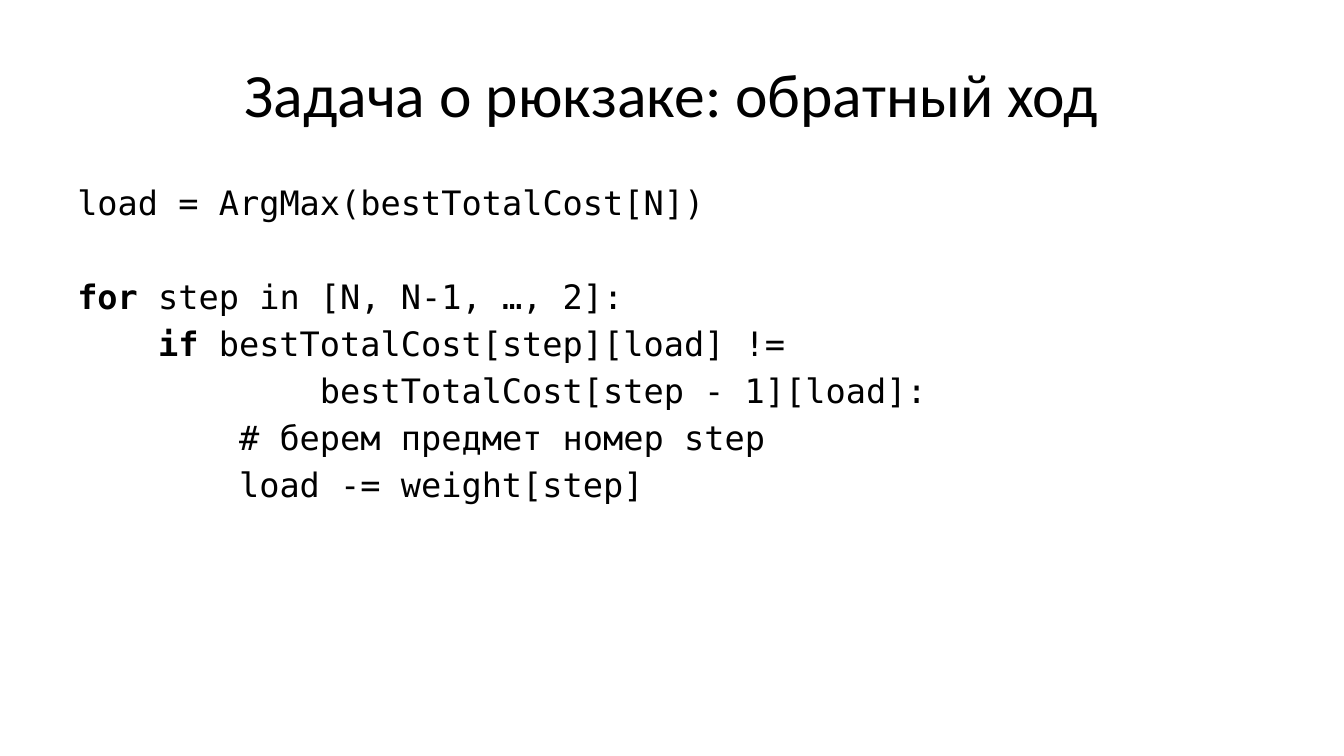
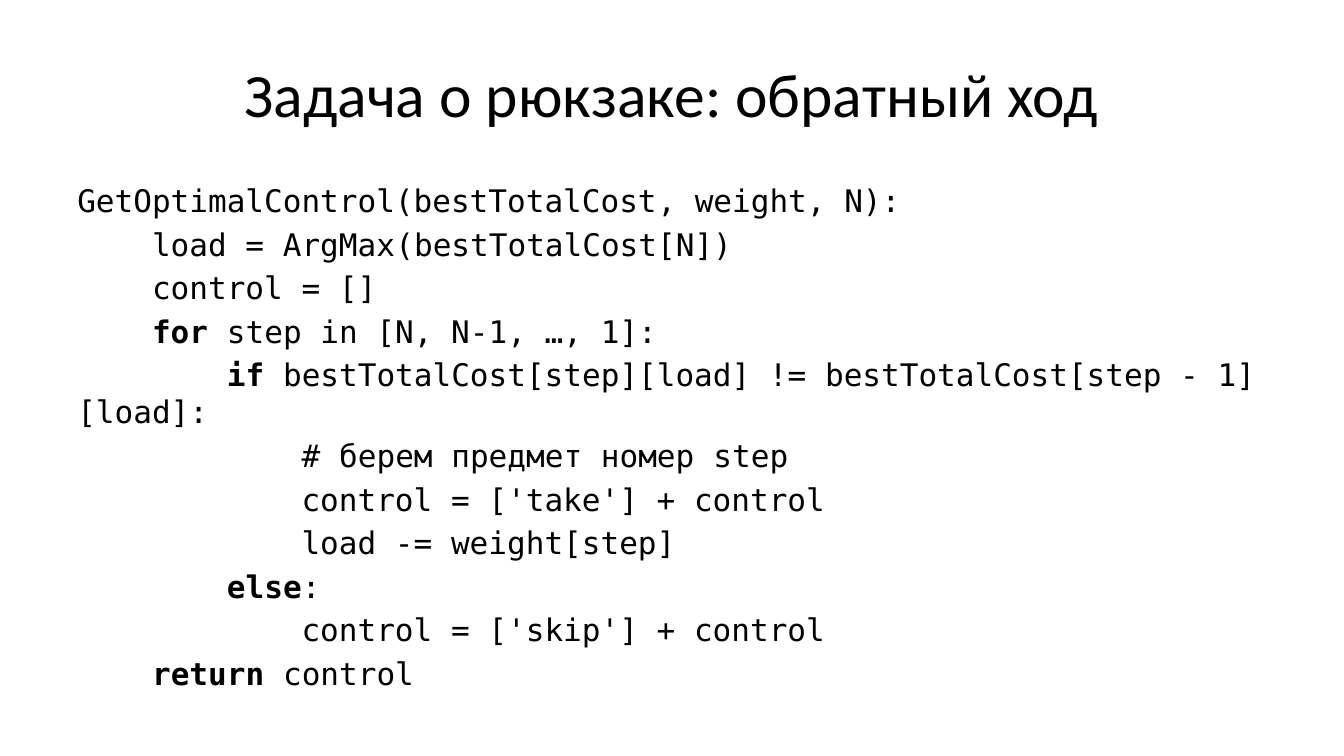
Before and after one commit to Evgueni-Petrov-aka-espetrov/Algorithms-and-Programming-in-C-pptx, a slide deck: slide 92 of 21 Динамическое программирование.pptx (slide 26 before the commit). Drawn at 1344x756 pixels with LibreOffice and Linux fonts; fonts in the diff are those of the drawing. Boxes give left, top, right and bottom in pixels: in the first picture for what was removed or moved away, otherwise in the second. Text is boxed around its words. In the diff, an @@ line names an element or a change of style, - is before the commit and + after.

```diff
--- a/21 Динамическое программирование.pptx
+++ b/21 Динамическое программирование.pptx
@@ text at (x1=77, y1=188, x2=900, y2=219): paragraph added @@
+GetOptimalControl(bestTotalCost, weight, N):
@@ text at (x1=152, y1=232, x2=788, y2=561): size 24 to 22.2 pt in "load = ArgMax(bestTotalCost[N])", "# берем предмет номер step", "load -= weight[step]" @@
@@ text at (x1=77, y1=275, x2=1255, y2=427): text changed; size 24 to 22.2 pt @@
-for step in [N, N-1, …, 2]:
-if bestTotalCost[step][load] !=
-bestTotalCost[step - 1][load]:
+control = []
+for step in [N, N-1, …, 1]:
+if bestTotalCost[step][load] != bestTotalCost[step - 1][load]:
@@ text at (x1=302, y1=487, x2=825, y2=515): paragraph added @@
+control = ['take'] + control
@@ text at (x1=152, y1=574, x2=825, y2=686): paragraphs added @@
+else:
+control = ['skip'] + control
+return control
```
Also in this commit, not shown: 16 other slides changed, 105 slides added, 1 slide removed.
